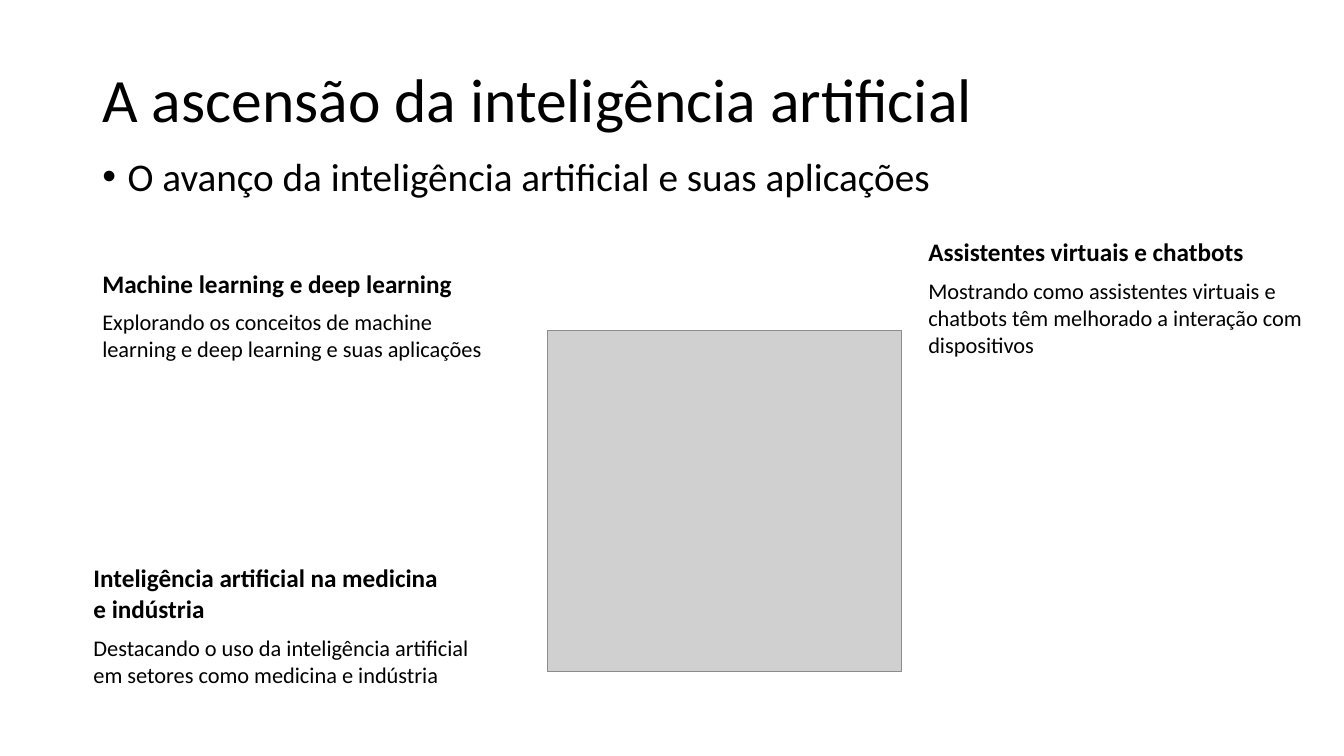
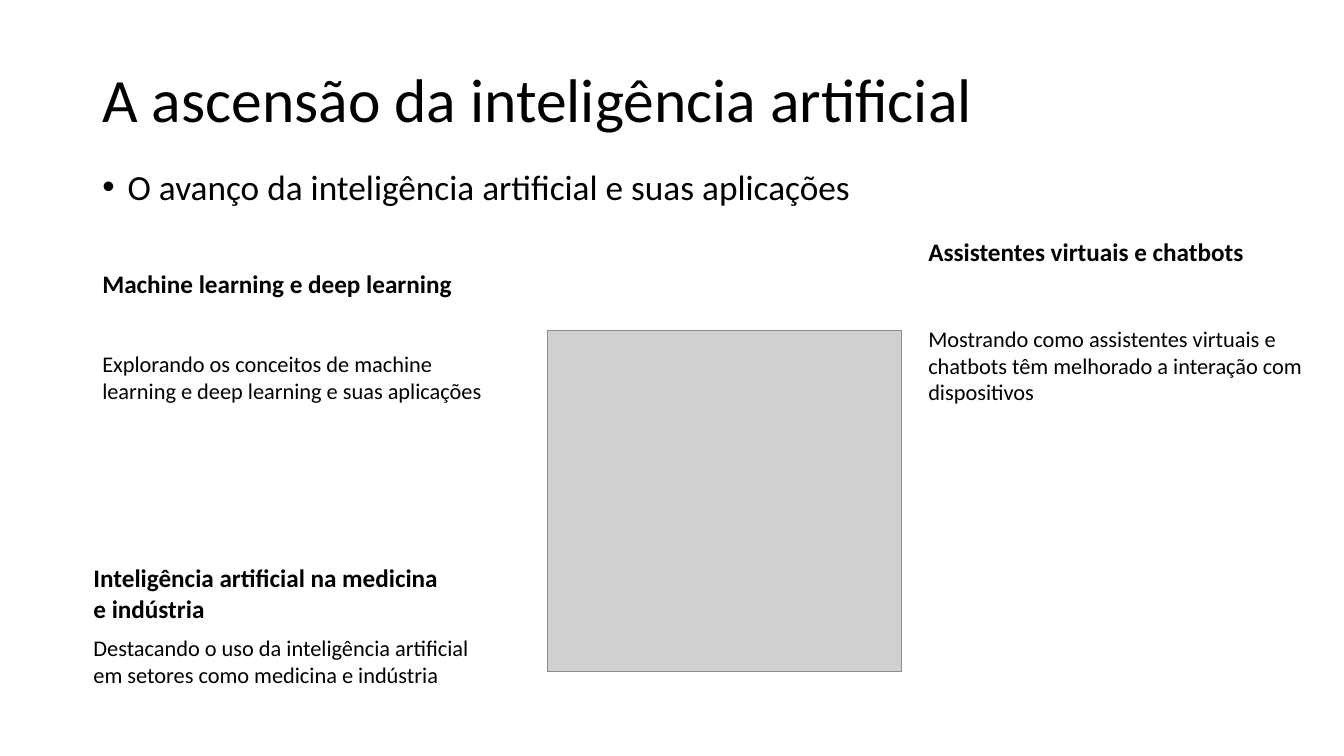
Before and after one commit to E-Mello/PS_Aulas, a slide deck: slide 26 of Evolução_da_Tecnologia_com_a_Programação_Introdução.pptx (slide 11 before the commit). Drawn at 1344x756 pixels with LibreOffice and Linux fonts; fonts in the diff are those of the drawing; grey boxes stand for pictures. Boxes give left, top, right and bottom in pixels: in the first picture for what was removed or moved away, otherwise in the second. Text is boxed around its words. In the diff, an @@ line names an element or a change of style, - is before the commit and + after.

```diff
--- a/Evolução_da_Tecnologia_com_a_Programação_Introdução.pptx
+++ b/Evolução_da_Tecnologia_com_a_Programação_Introdução.pptx
@@ text "O avanço da inteligência artificial ...": place and size @@
-text "O avanço da inteligência artificial ..." at <box>128,163,930,198</box>
+text "O avanço da inteligência artificial ..." at <box>128,175,850,206</box>
@@ text "O avanço da inteligência artificial ..." at <box>128,175,850,206</box>: size 28 to 25.2 pt @@
@@ text "Mostrando como assistentes virtuais e ...": place and size @@
-text "Mostrando como assistentes virtuais e ..." at <box>928,283,1302,357</box>
+text "Mostrando como assistentes virtuais e ..." at <box>928,331,1302,404</box>
@@ text "Explorando os conceitos de machine ...": place and size @@
-text "Explorando os conceitos de machine ..." at <box>102,314,481,361</box>
+text "Explorando os conceitos de machine ..." at <box>102,356,481,403</box>
```
Also in this commit, not shown: 14 other slides changed, 24 slides added, 5 other files.
